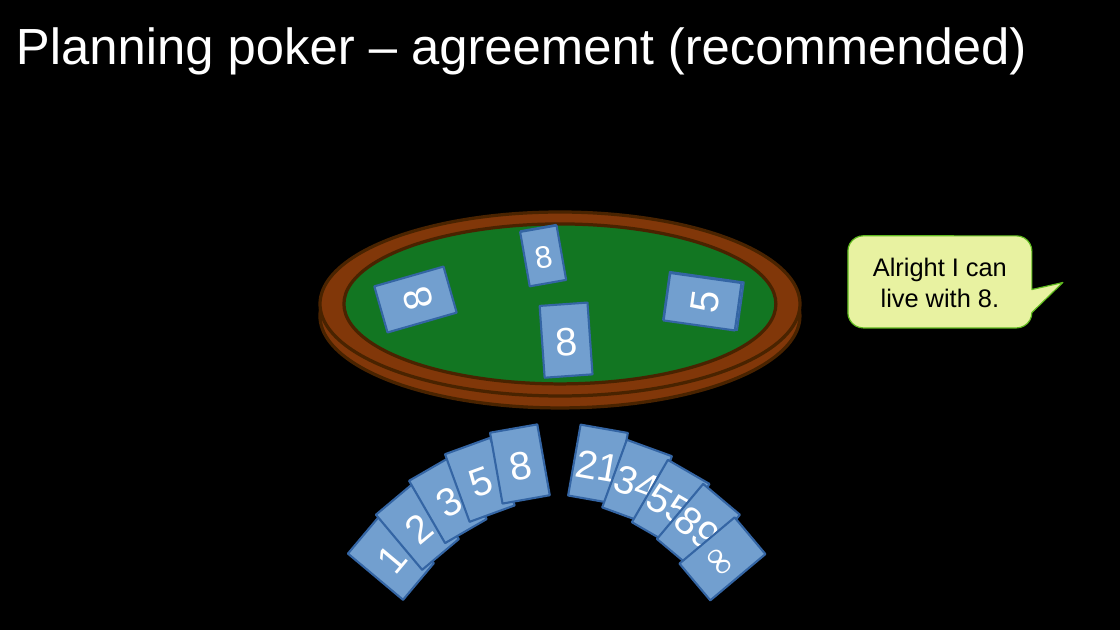
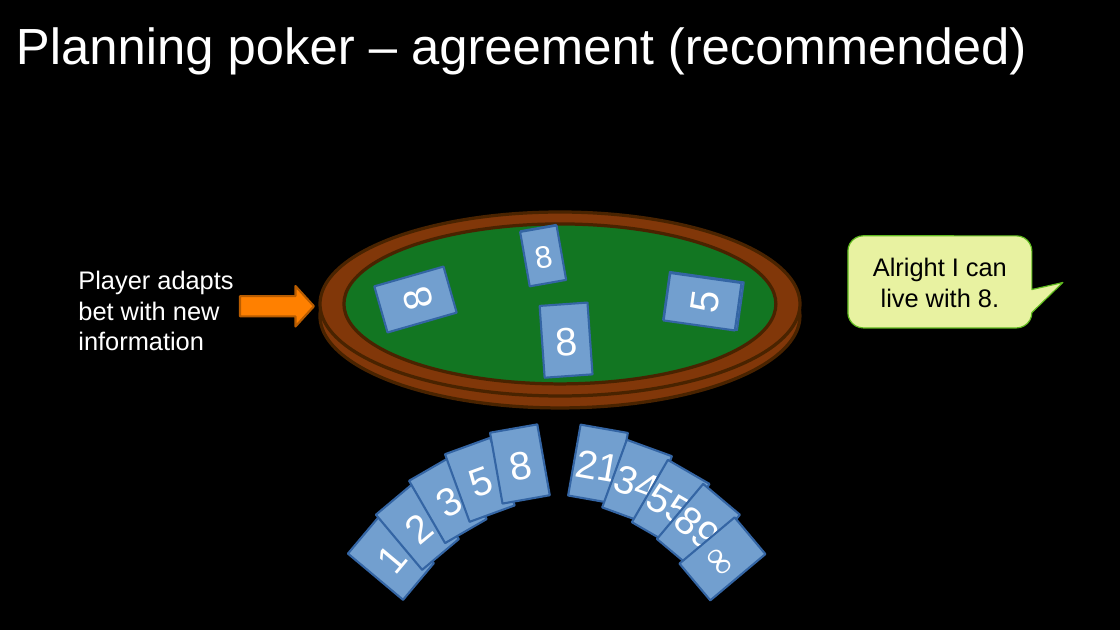
Before and after one commit to exasol/tutorials, a slide deck: slide 13 of estimating/estimating.odp (slide 12 before the commit). Drawn at 1120x630 pixels with LibreOffice and Linux fonts; fonts in the diff are those of the drawing; grey boxes stand for pictures. Boxes give left, top, right and bottom in pixels: in the first picture for what was removed or moved away, otherwise in the second. Text is boxed around its words. In the diff, an @@ line names an element or a change of style, - is before the commit and + after.

```diff
--- a/estimating/estimating.odp
+++ b/estimating/estimating.odp
@@ text added at (78, 270, 233, 351), 18 pt, text #FFFFFF @@
+Player adapts
+bet with new
+information
@@ up arrow added at (240, 286, 315, 327), fill #FF8000, outline #B85C00 1.5 pt @@
```
Also in this commit, not shown: 15 other slides changed, 4 slides added, 3 slides removed.
